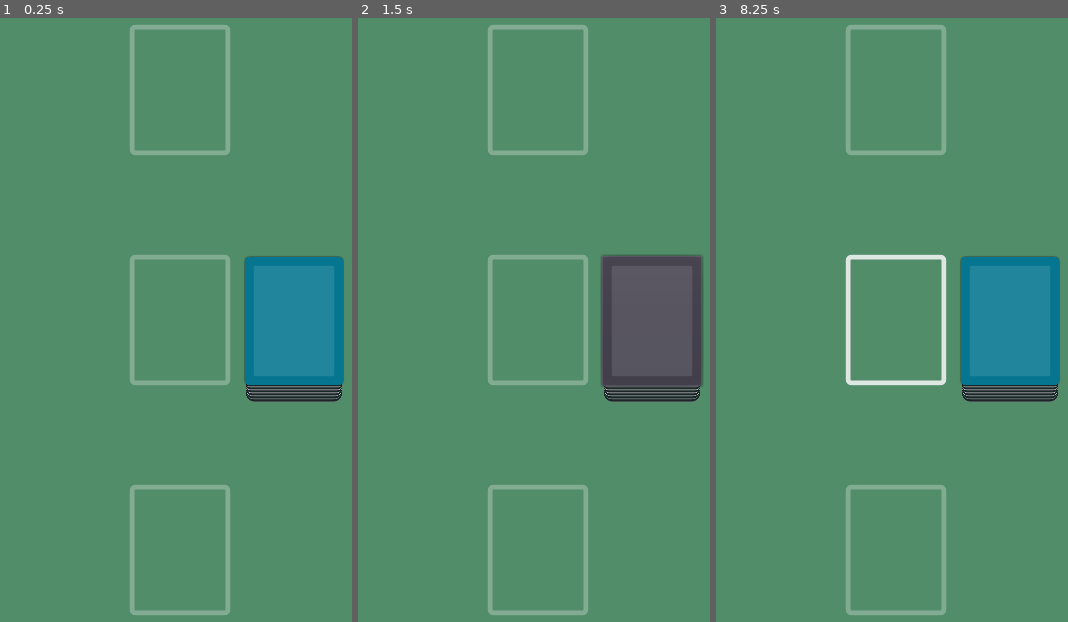
Above: before the commit, frames 1-3 (left to right).
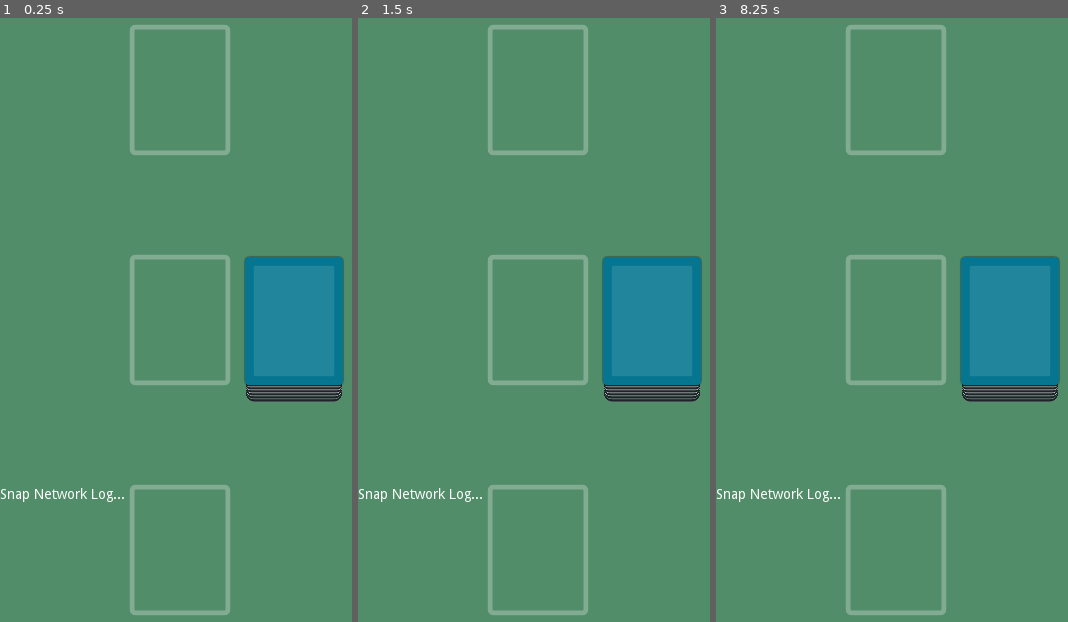
Above: after the commit, the same moments.

Repository: dancras/snap
Game: Godot game, scene res://Main.tscn
Two runs of this game, one before a commit and one after it. Both use one fixed random seed, a clock stepped at 60 frames per second and the inputs below.
Inputs (mouse positions are in pixels of both pictures, inside the frame that each line leads up to):
- Up to frame 1 (0.25 s): no input
- Up to frame 2 (1.5 s): click (653, 320) at 0.5 s; click (653, 320) at 1.25 s
- Up to frame 3 (8.25 s): click (1011, 320) at 2 s; click (1011, 320) at 2.75 s; tap Enter at 3.5, 5, 6.5 s; move the mouse to (976, 295) at 3.52 s; tap Space at 4.25, 5.75, 7.25 s; move the mouse to (825, 362) at 4.27 s; move the mouse to (930, 187) at 5.02 s; move the mouse to (877, 458) at 5.77 s; move the mouse to (1004, 422) at 6.52 s; move the mouse to (786, 235) at 7.27 s; move the mouse to (913, 326) at 8.02 s

The runs differ from the first frame. In frame 1, 0.2% of the frame differs, in the area x 0-36%, y 77-81%; in frame 2, 6.6%, in the area x 0-99%, y 39-81%; in frame 3, 1.3%.

Commit message:
Add a networking lobby for 2 players

Diff:
--- a/Deck.gd
+++ b/Deck.gd
@@ -55,11 +55,10 @@
 
 
 func update_top_deck():
-    var card_data = cards.back()
-
-    if (card_data == null):
+    if (len(cards) == 0):
         $TopDeck.hide()
     else:
+        var card_data = cards.back()
         $TopDeck.show()
         $TopDeck.set_suit_and_rank(card_data[0], card_data[1])
 
--- /dev/null
+++ b/Lobby.gd
@@ -0,0 +1,27 @@
+extends Control
+
+const SERVER_PORT = 6050
+
+func _ready():
+    get_tree().connect("network_peer_connected", self, "_player_connected")
+#    get_tree().connect("network_peer_disconnected", self, "_player_disconnected")
+    get_tree().connect("connected_to_server", self, "_connected_ok")
+#    get_tree().connect("connection_failed", self, "_connected_fail")
+#    get_tree().connect("server_disconnected", self, "_server_disconnected")
+    init_connection()
+
+func init_connection():
+    var peer = NetworkedMultiplayerENet.new()
+    var create_error = peer.create_server(SERVER_PORT, 2)
+
+    if create_error:
+        peer.create_client("127.0.0.1", SERVER_PORT)
+
+    get_tree().network_peer = peer
+
+
+func _player_connected(id):
+    $Log.text += "\nPlayer Connected: " + str(id)
+
+func _connected_ok():
+    $Log.text += "\nConnection Success!"
--- a/Main.tscn
+++ b/Main.tscn
@@ -1,125 +1,26 @@
-[gd_scene load_steps=5 format=2]
+[gd_scene load_steps=3 format=2]
 
-[ext_resource path="res://Card.tscn" type="PackedScene" id=1]
-[ext_resource path="res://Deck.tscn" type="PackedScene" id=2]
-[ext_resource path="res://Main.gd" type="Script" id=3]
-[ext_resource path="res://DragManager.gd" type="Script" id=4]
+[ext_resource path="res://Lobby.gd" type="Script" id=1]
+[ext_resource path="res://Table.tscn" type="PackedScene" id=2]
 
-[node name="Main" type="ColorRect"]
-margin_right = 360.0
-margin_bottom = 640.0
-color = Color( 0.32549, 0.556863, 0.415686, 1 )
-script = ExtResource( 3 )
+[node name="Main" type="Node"]
+
+[node name="Table" parent="." instance=ExtResource( 2 )]
+
+[node name="Lobby" type="Control" parent="."]
+anchor_right = 1.0
+anchor_bottom = 1.0
+script = ExtResource( 1 )
 __meta__ = {
 "_edit_use_anchors_": false
 }
 
-[node name="GridContainer" type="GridContainer" parent="."]
-visible = false
-margin_right = 300.0
-margin_bottom = 520.0
-custom_constants/vseparation = -1
-custom_constants/hseparation = -1
-columns = 3
+[node name="Log" type="RichTextLabel" parent="Lobby"]
+anchor_top = 1.0
+anchor_right = 1.0
+anchor_bottom = 1.0
+margin_top = -161.0
+text = "Snap Network Log..."
 __meta__ = {
 "_edit_use_anchors_": false
 }
-
-[node name="Card2" parent="GridContainer" instance=ExtResource( 1 )]
-
-[node name="Card3" parent="GridContainer" instance=ExtResource( 1 )]
-margin_left = 99.0
-margin_right = 199.0
-
-[node name="Card4" parent="GridContainer" instance=ExtResource( 1 )]
-margin_left = 198.0
-margin_right = 298.0
-
-[node name="Card5" parent="GridContainer" instance=ExtResource( 1 )]
-margin_top = 129.0
-margin_bottom = 259.0
-
-[node name="Card6" parent="GridContainer" instance=ExtResource( 1 )]
-margin_left = 99.0
-margin_top = 129.0
-margin_right = 199.0
-margin_bottom = 259.0
-
-[node name="Card7" parent="GridContainer" instance=ExtResource( 1 )]
-margin_left = 198.0
-margin_top = 129.0
-margin_right = 298.0
-margin_bottom = 259.0
-
-[node name="Card8" parent="GridContainer" instance=ExtResource( 1 )]
-margin_top = 258.0
-margin_bottom = 388.0
-
-[node name="Card9" parent="GridContainer" instance=ExtResource( 1 )]
-margin_left = 99.0
-margin_top = 258.0
-margin_right = 199.0
-margin_bottom = 388.0
-
-[node name="Card10" parent="GridContainer" instance=ExtResource( 1 )]
-margin_left = 198.0
-margin_top = 258.0
-margin_right = 298.0
-margin_bottom = 388.0
-
-[node name="Card11" parent="GridContainer" instance=ExtResource( 1 )]
-margin_top = 387.0
-margin_bottom = 517.0
-
-[node name="Card12" parent="GridContainer" instance=ExtResource( 1 )]
-margin_left = 99.0
-margin_top = 387.0
-margin_right = 199.0
-margin_bottom = 517.0
-
-[node name="Card13" parent="GridContainer" instance=ExtResource( 1 )]
-visible = false
-margin_top = 512.0
-margin_right = 117.0
-margin_bottom = 636.0
-
-[node name="DrawDeck" parent="." instance=ExtResource( 2 )]
-anchor_left = 1.0
-anchor_top = 0.5
-anchor_bottom = 0.5
-margin_left = -116.0
-margin_top = -74.0
-margin_right = -16.0
-margin_bottom = 74.0
-
-[node name="PlayDeck" parent="." instance=ExtResource( 2 )]
-anchor_left = 0.5
-anchor_top = 0.5
-anchor_right = 0.5
-anchor_bottom = 0.5
-margin_left = -50.0
-margin_top = -74.0
-margin_right = 50.0
-margin_bottom = 74.0
-face_up = true
-
-[node name="MyDeck" parent="." instance=ExtResource( 2 )]
-anchor_left = 0.5
-anchor_top = 1.0
-anchor_right = 0.5
-margin_left = -50.0
-margin_top = -164.0
-margin_right = 50.0
-margin_bottom = -16.0
-
-[node name="TheirDeck" parent="." instance=ExtResource( 2 )]
-anchor_left = 0.5
-anchor_right = 0.5
-anchor_bottom = 0.0
-margin_left = -50.0
-margin_top = 16.0
-margin_right = 50.0
-margin_bottom = 164.0
-
-[node name="DragManager" type="Node" parent="."]
-script = ExtResource( 4 )
--- /dev/null
+++ b/Table.tscn
@@ -0,0 +1,125 @@
+[gd_scene load_steps=5 format=2]
+
+[ext_resource path="res://Card.tscn" type="PackedScene" id=1]
+[ext_resource path="res://Deck.tscn" type="PackedScene" id=2]
+[ext_resource path="res://Table.gd" type="Script" id=3]
+[ext_resource path="res://DragManager.gd" type="Script" id=4]
+
+[node name="Table" type="ColorRect"]
+margin_right = 360.0
+margin_bottom = 640.0
+color = Color( 0.32549, 0.556863, 0.415686, 1 )
+script = ExtResource( 3 )
+__meta__ = {
+"_edit_use_anchors_": false
+}
+
+[node name="GridContainer" type="GridContainer" parent="."]
+visible = false
+margin_right = 300.0
+margin_bottom = 520.0
+custom_constants/vseparation = -1
+custom_constants/hseparation = -1
+columns = 3
+__meta__ = {
+"_edit_use_anchors_": false
+}
+
+[node name="Card2" parent="GridContainer" instance=ExtResource( 1 )]
+
+[node name="Card3" parent="GridContainer" instance=ExtResource( 1 )]
+margin_left = 99.0
+margin_right = 199.0
+
+[node name="Card4" parent="GridContainer" instance=ExtResource( 1 )]
+margin_left = 198.0
+margin_right = 298.0
+
+[node name="Card5" parent="GridContainer" instance=ExtResource( 1 )]
+margin_top = 129.0
+margin_bottom = 259.0
+
+[node name="Card6" parent="GridContainer" instance=ExtResource( 1 )]
+margin_left = 99.0
+margin_top = 129.0
+margin_right = 199.0
+margin_bottom = 259.0
+
+[node name="Card7" parent="GridContainer" instance=ExtResource( 1 )]
+margin_left = 198.0
+margin_top = 129.0
+margin_right = 298.0
+margin_bottom = 259.0
+
+[node name="Card8" parent="GridContainer" instance=ExtResource( 1 )]
+margin_top = 258.0
+margin_bottom = 388.0
+
+[node name="Card9" parent="GridContainer" instance=ExtResource( 1 )]
+margin_left = 99.0
+margin_top = 258.0
+margin_right = 199.0
+margin_bottom = 388.0
+
+[node name="Card10" parent="GridContainer" instance=ExtResource( 1 )]
+margin_left = 198.0
+margin_top = 258.0
+margin_right = 298.0
+margin_bottom = 388.0
+
+[node name="Card11" parent="GridContainer" instance=ExtResource( 1 )]
+margin_top = 387.0
+margin_bottom = 517.0
+
+[node name="Card12" parent="GridContainer" instance=ExtResource( 1 )]
+margin_left = 99.0
+margin_top = 387.0
+margin_right = 199.0
+margin_bottom = 517.0
+
+[node name="Card13" parent="GridContainer" instance=ExtResource( 1 )]
+visible = false
+margin_top = 512.0
+margin_right = 117.0
+margin_bottom = 636.0
+
+[node name="DrawDeck" parent="." instance=ExtResource( 2 )]
+anchor_left = 1.0
+anchor_top = 0.5
+anchor_bottom = 0.5
+margin_left = -116.0
+margin_top = -74.0
+margin_right = -16.0
+margin_bottom = 74.0
+
+[node name="PlayDeck" parent="." instance=ExtResource( 2 )]
+anchor_left = 0.5
+anchor_top = 0.5
+anchor_right = 0.5
+anchor_bottom = 0.5
+margin_left = -50.0
+margin_top = -74.0
+margin_right = 50.0
+margin_bottom = 74.0
+face_up = true
+
+[node name="MyDeck" parent="." instance=ExtResource( 2 )]
+anchor_left = 0.5
+anchor_top = 1.0
+anchor_right = 0.5
+margin_left = -50.0
+margin_top = -164.0
+margin_right = 50.0
+margin_bottom = -16.0
+
+[node name="TheirDeck" parent="." instance=ExtResource( 2 )]
+anchor_left = 0.5
+anchor_right = 0.5
+anchor_bottom = 0.0
+margin_left = -50.0
+margin_top = 16.0
+margin_right = 50.0
+margin_bottom = 164.0
+
+[node name="DragManager" type="Node" parent="."]
+script = ExtResource( 4 )
Renamed: Main.gd -> Table.gd
